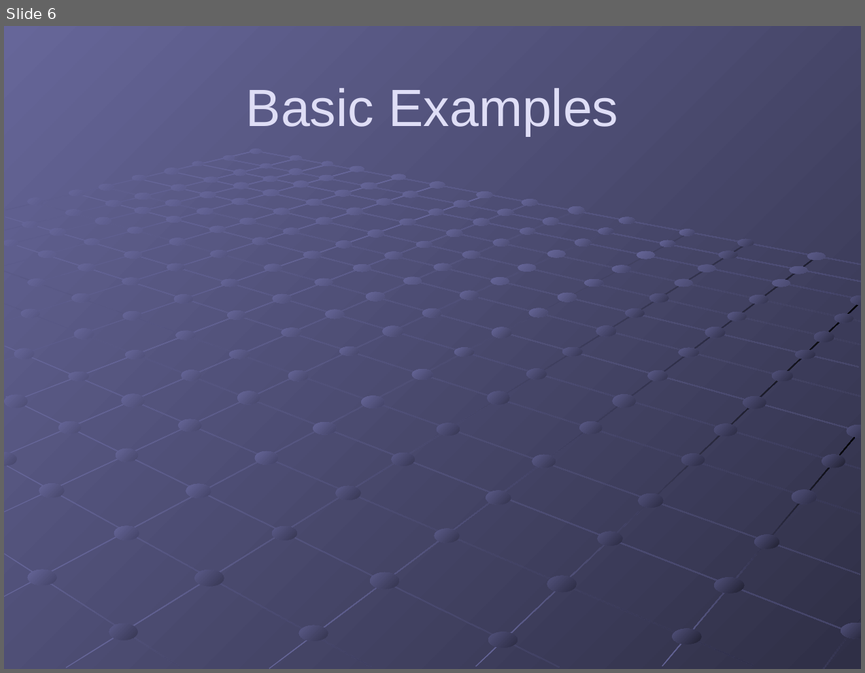
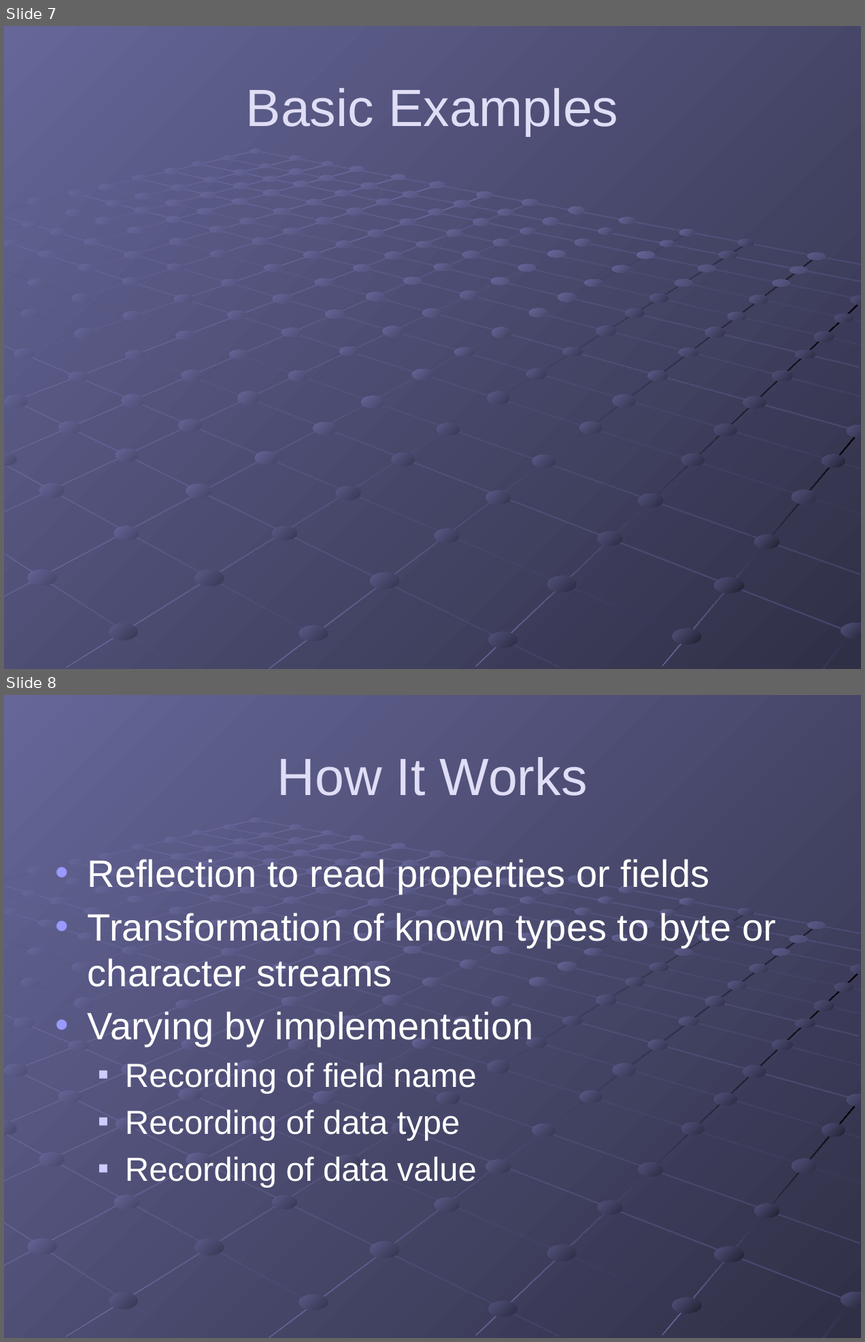
Before and after one commit to gregsohl/.NetSerialization-Presentation, a slide deck: .NET Serialization.pptx. Shown one above the other, each under a label of ours: slide 6 before the commit, slides 7 and 8 after it. The pictures are 865x673 and 865x1342 pixels, drawn with LibreOffice and Linux fonts; fonts in the diff are those of the drawing. Boxes give left, top, right and bottom in pixels: in the first picture for what was removed or moved away, otherwise in the second. Text is boxed around its words. In the diff, an @@ line names an element or a change of style, - is before the commit and + after.

```diff
--- a/.NET Serialization.pptx
+++ b/.NET Serialization.pptx
@@ slide 8 added at [4, 695, 861, 1338], background gradient #666699 to #49496D; not listed: 215 template elements that a slide beside it also shows @@
@@ title added at [277, 757, 587, 796], 44 pt, text #DFDEF6 @@
+How It Works
@@ text added at [88, 859, 776, 1187], 32 pt, text #FFFFFF @@
+• Reflection to read properties or fields
+• Transformation of known types to byte or character streams
+• Varying by implementation
+  ■ Recording of field name
+  ■ Recording of data type
+  ■ Recording of data value
@@ what was slide 6 is now slide 7 @@
```
Also in this commit, not shown: 1 slide changed, 2 other slides added, 4 other files.
